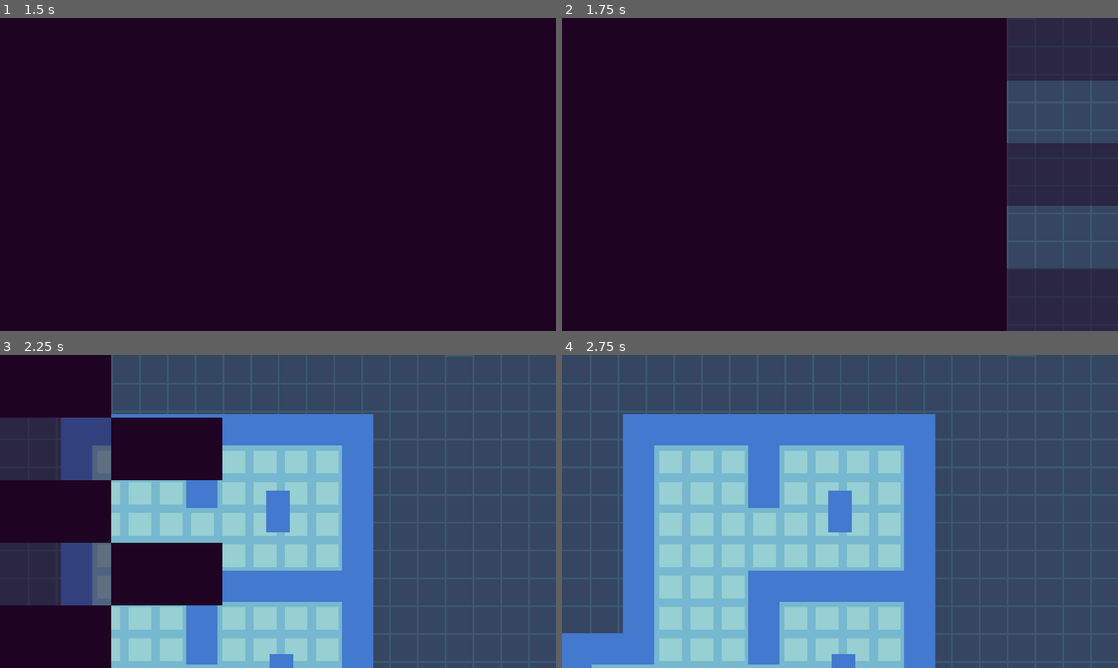
Above: before the commit, frames 1-4 (two rows, left to right).
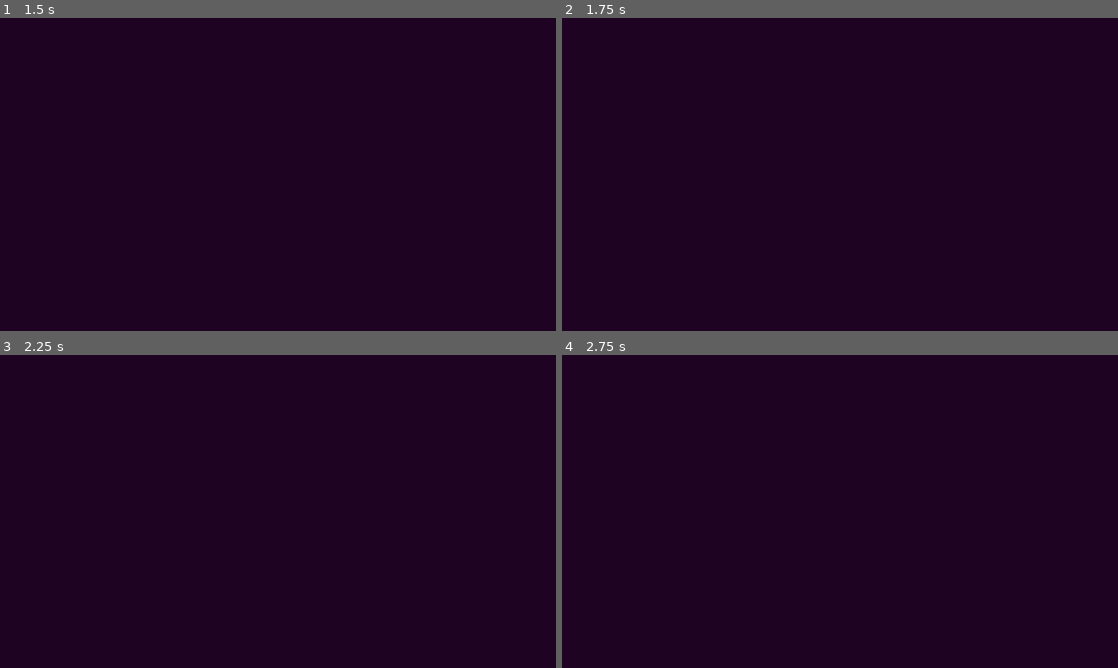
Above: after the commit, the same moments.

Repository: LuisGarrillo/jamegam-01-25
Game: Godot game, scene res://scenes/root.tscn
Same seed, same stepped clock (60 frames per second), same inputs: the game is played once before the commit and once after it.
Inputs:
- Up to frame 1 (1.5 s): click "START" at 0.5 s; click "START" at 1.25 s
- Up to frame 2 (1.75 s): no input
- Up to frame 3 (2.25 s): hold D (right) from 2.03 s (still down); tap J (abduct) at 2.1 s
- Up to frame 4 (2.75 s): keep holding D (right)

Frame 1 is identical in both runs. In frame 2, 20% of the frame differs, in the area x 80-100%, y 0-100%; in frame 3, 80%; in frame 4, 100%, in the area x 0-100%, y 0-100%.
Error after the commit: Parse Error: Member "pause" is not a function. (res://scripts/root.gd:65)

Commit message:
Implement pause on ui display

Diff:
--- a/scripts/ui/ui_display.gd
+++ b/scripts/ui/ui_display.gd
@@ -3,6 +3,10 @@
 
 @onready var title: Control = $Title
 @onready var transition_holder: AnimatedSprite2D = $TransitionHolder
+@onready var tutorial: Tutorial = $Tutorial
+
+const PAUSE = preload("res://scenes/ui/pause.tscn")
+var pause
 
 var current_step : String
 var to
@@ -17,23 +21,35 @@
 }
 signal transition_finished
 
+
+func _ready():
+	pause = PAUSE.instantiate()
+
+
 func start_transition(new_to) -> void:
 	to = new_to
 	current_step = "in"
 	transition(current_step)
 
+
 func transition(step: String) -> void:
 	transition_holder.play(step)
+
 
 func finish_transition() -> void:
 	current_step = "out"
 	transition(current_step)
 
+
 func unload_title() -> void:
 	remove_child(title)
 
+
 func load_title() -> void:
 	add_child(title)
+
+func toggle_pause() -> void:
+	add_child(pause) if not pause in get_children() else remove_child(pause)
 
 func _on_transition_holder_animation_finished() -> void:
 	if current_step == "in":
